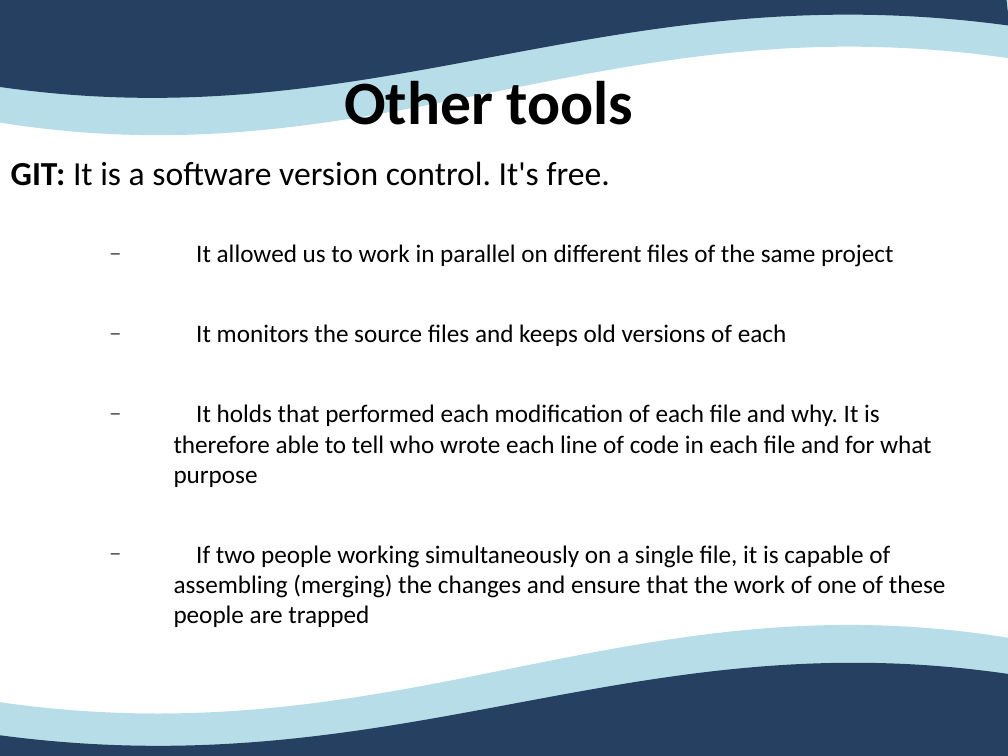
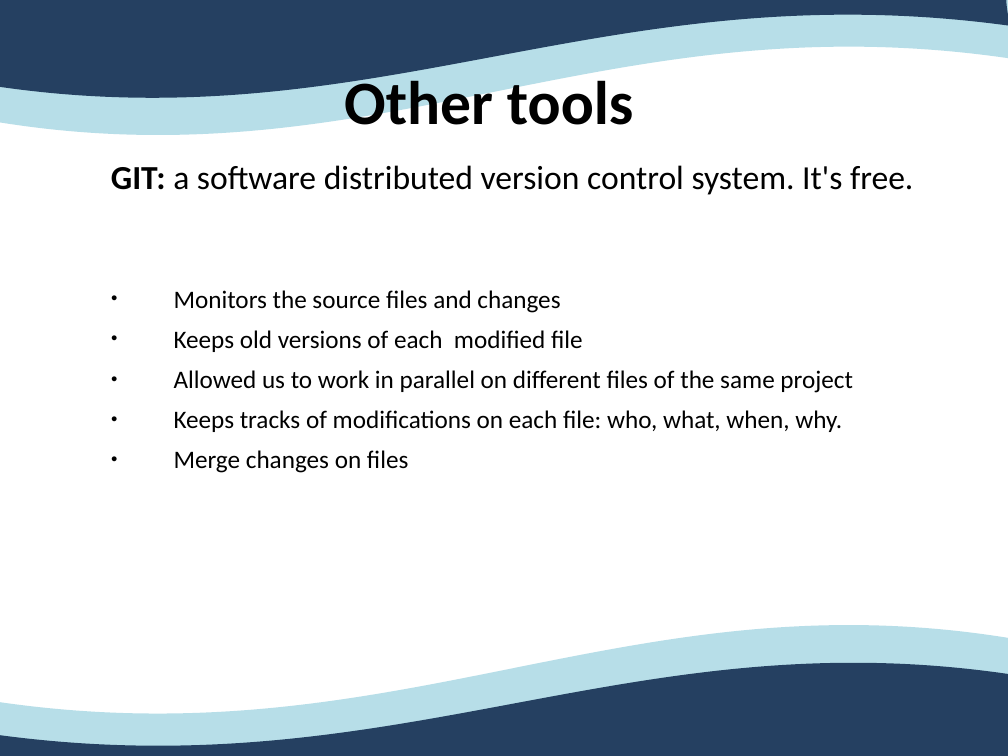
Before and after one commit to Ovan33/Immobilier, a slide deck: slide 9 of docs/Rapport/ProjetTuteureAnglais.ppt (slide 8 before the commit). Drawn at 1008x756 pixels with LibreOffice and Linux fonts; fonts in the diff are those of the drawing. Boxes give left, top, right and bottom in pixels: in the first picture for what was removed or moved away, otherwise in the second. Text is boxed around its words. In the diff, an @@ line names an element or a change of style, - is before the commit and + after.

```diff
--- a/docs/Rapport/ProjetTuteureAnglais.ppt
+++ b/docs/Rapport/ProjetTuteureAnglais.ppt
@@ freeform shape at <box>0,0,1008,98</box>: outline redrawn @@
@@ text at <box>111,165,913,473</box>: text changed @@
-GIT: It is a software version control. It's free.
-  – It allowed us to work in parallel on different files of the same project
-  – It monitors the source files and keeps old versions of each
-  – It holds that performed each modification of each file and why. It is therefore able to tell who wrote each line of code in each file and for what purpose
-  – If two people working simultaneously on a single file, it is capable of assembling (merging) the changes and ensure that the work of one of these people are trapped
+  GIT: a software distributed version control system. It's free.
+  ● Monitors the source files and changes
+  ● Keeps old versions of each modified file
+  ● Allowed us to work in parallel on different files of the same project
+  ● Keeps tracks of modifications on each file: who, what, when, why.
+  ● Merge changes on files
@@ freeform shape at <box>0,625,1008,756</box>: outline redrawn @@
```
Also in this commit, not shown: 21 other slides changed, 3 slides added, 2 slides removed.
